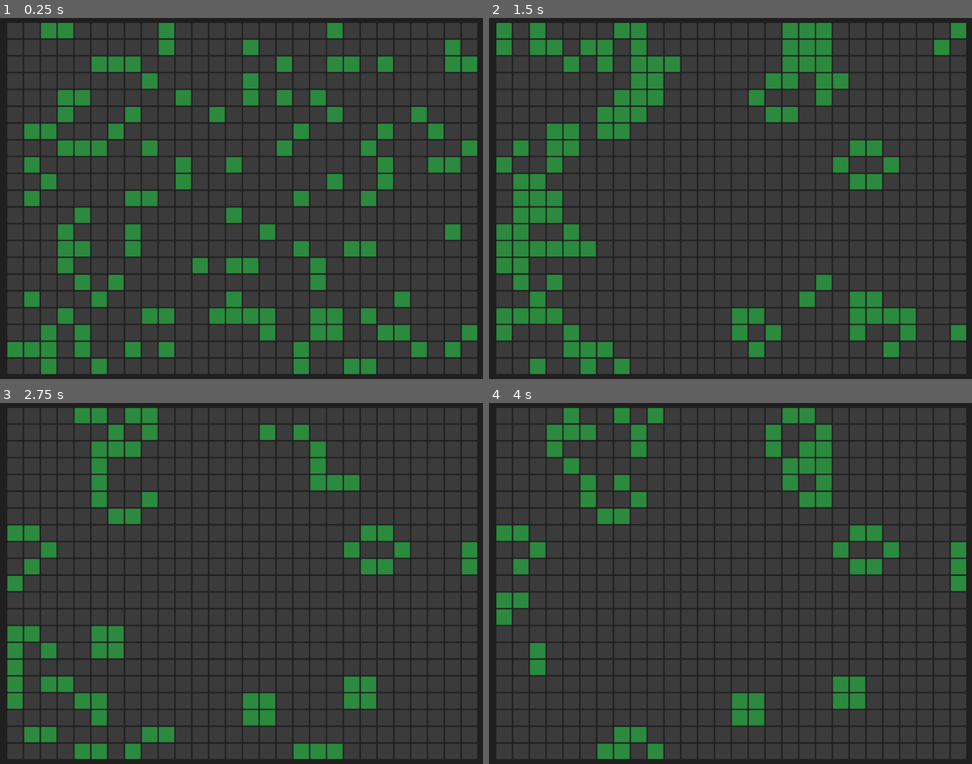
Above: before the commit, frames 1-4 (two rows, left to right).
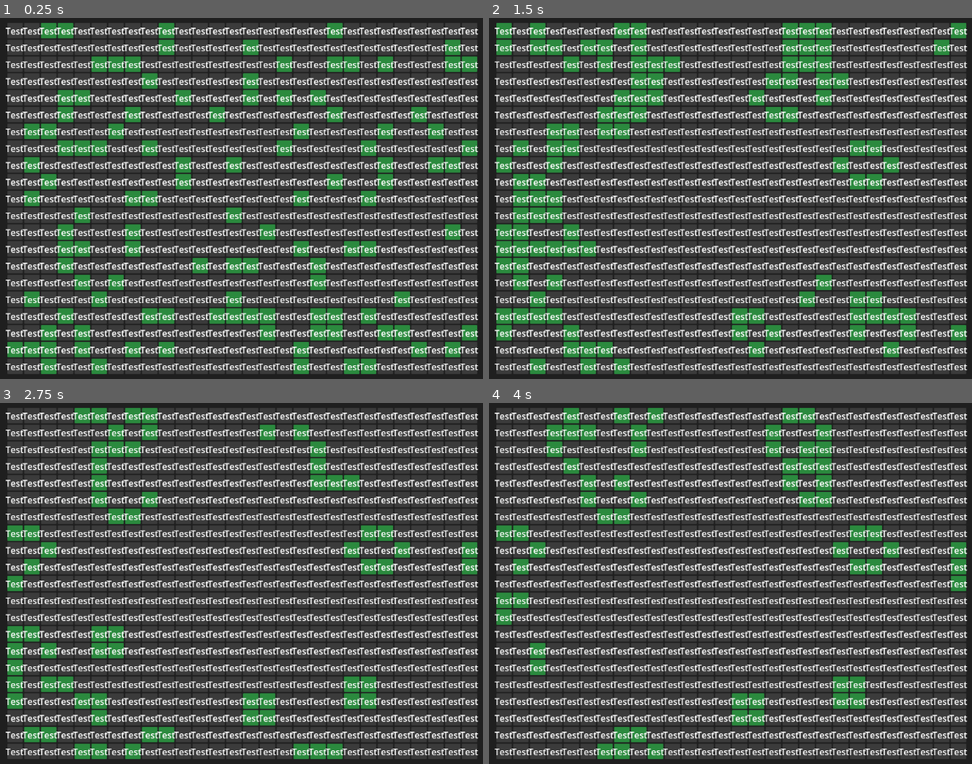
Above: after the commit, the same moments.

Repository: kaywil56/Conway-s-Generative-Sequencer-
Game: Godot game, scene res://scenes/main.tscn
The game is run twice, just before and just after one commit, with the same random seed, the same clock (stepped at 60 frames per second) and the same inputs.
Inputs:
- Up to frame 1 (0.25 s): no input
- Up to frame 2 (1.5 s): no input
- Up to frame 3 (2.75 s): no input
- Up to frame 4 (4 s): no input

The runs differ from the first frame. In frame 1, 24% of the frame differs, in the area x 1-99%, y 2-98%; in frame 2, 24%; in frame 3, 24%; in frame 4, 24%.

Commit message:
add note labels

Diff:
--- /dev/null
+++ b/scenes/note.tscn
@@ -0,0 +1,19 @@
+[gd_scene format=3 uid="uid://b4rv4ppm3s35o"]
+
+[node name="Note" type="Node2D"]
+
+[node name="Label" type="Label" parent="."]
+anchors_preset = 8
+anchor_left = 0.5
+anchor_top = 0.5
+anchor_right = 0.5
+anchor_bottom = 0.5
+offset_left = -20.0
+offset_top = -11.5
+offset_right = 20.0
+offset_bottom = 11.5
+grow_horizontal = 2
+grow_vertical = 2
+text = "Test"
+horizontal_alignment = 1
+vertical_alignment = 1
--- a/scripts/main.gd
+++ b/scripts/main.gd
@@ -13,6 +13,7 @@
 const GridWidth = 28
 const GridHeight = 21
 
+var note_scene = preload("res://scenes/note.tscn")
 @onready var tile_map_layer = $TileMapLayer
 @onready var camera = $Camera2D
 
@@ -23,6 +24,7 @@
 	random_seed()
 	draw_grid()
 	center_camera()
+	add_notes()
 
 func center_camera():
 	var size = Vector2i(GridWidth, GridHeight) * tile_map_layer.tile_set.tile_size
@@ -69,6 +71,17 @@
 	for position in cells:
 		tile_map_layer.set_cell(position, 0, TileAtlasCoordinates[TileType.ALIVE] if cells[position] else TileAtlasCoordinates[TileType.DEAD])
 
+func add_notes() -> void:
+	var used_cells = tile_map_layer.get_used_cells()
+	for cell in used_cells:
+		var global_cell_position = tile_map_layer.map_to_local(cell)
+		add_note(global_cell_position)
+
+func add_note(position: Vector2) -> void:
+	var note_instance = note_scene.instantiate()
+	note_instance.global_position = position
+	add_child(note_instance)
+
 func _on_timer_timeout() -> void:
 	draw_grid()
 	next_gen()
